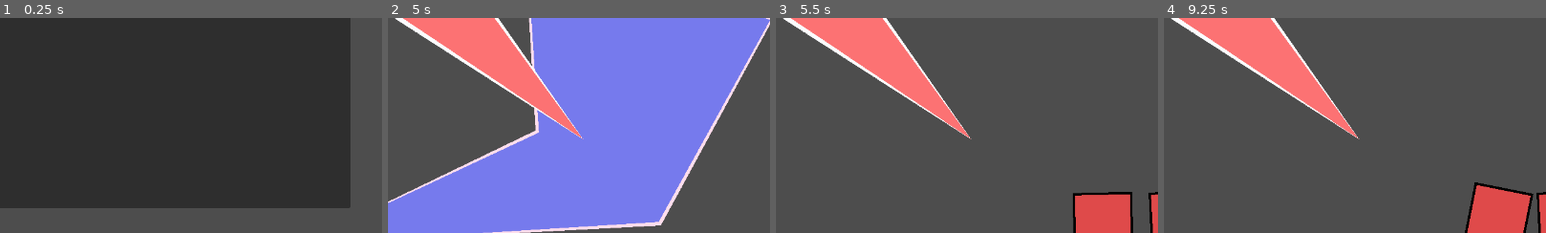
Above: before the commit, frames 1-4 (left to right).
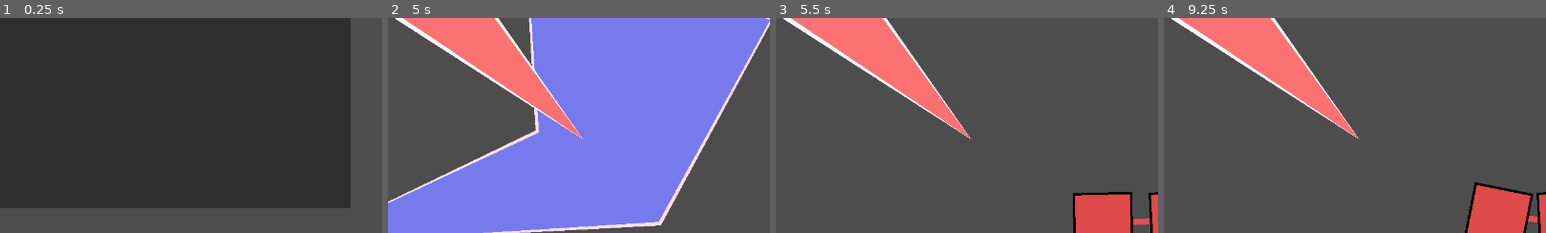
Above: after the commit, the same moments.

Repository: Xiul109/Basic_Principles_of_Autoreplicant_Engineering
Game: Godot game, scene res://main_scene.tscn
Same seed, same stepped clock (60 frames per second), same inputs: the game is played once before the commit and once after it.
Inputs (mouse positions are % of the whole screen's width and height, from its top left):
- Up to frame 1 (0.25 s): no input
- Up to frame 2 (5 s): click "Level 1" at 0.5 s; click "Play" at 1.25 s; click "Play" at 2 s; click "x2" at 2.75 s; click "x1" at 3.5 s; click "x1" at 4.25 s
- Up to frame 3 (5.5 s): click "Play" at 5 s
- Up to frame 4 (9.25 s): click "Stop" at 5.75 s; move the mouse to (94, 92) at 6.52 s; hold Q (piece_rotation_clockwise) 6.53-7.25 s; click (94, 92) at 6.67 s; click "Stop" at 7.25 s; tap Enter at 8 s; move the mouse to (94, 75) at 8.02 s; tap Mouse wheel down (piece_rotation_counter_clockwise) at 8.1 s; click (94, 75) at 8.17 s; tap Space at 8.75 s; move the mouse to (94, 92) at 8.77 s; hold Q (piece_rotation_clockwise) from 8.78 s (still down); click (94, 92) at 8.92 s
The pictures show only the part of the screen within x 35-85%, y 34-84%; the shares and areas given below are measured in that part.

Frames 1-2 are identical in both runs. In frame 3, 0.1% of the frame differs, in the area x 93-98%, y 92-97%; in frame 4, less than 0.1%.

Commit message:
Now pieces inside the same replicant are visually conected

Diff:
--- a/game_elements/replicant.gd
+++ b/game_elements/replicant.gd
@@ -9,6 +9,9 @@
 
 var arrows : Array[ReplicaArrow]
 
+func _process(delta):
+	for i in len(pieces):
+		$Line2D.points[i] = pieces[i].position
 
 func replicate(rep_mode: Mode = Mode.DEFAULT) -> Array[Replicant]:
 	var replicas : Array[Replicant] = []
@@ -60,6 +63,7 @@
 func _on_child_entered_tree(node):
 	if node is Piece and node not in pieces:
 		pieces.append(node)
+		$Line2D.add_point(node.position)
 		node.arrow_added.connect(add_arrow)
 		node.arrow_deleted.connect(func(arrow: ReplicaArrow): arrows.erase(arrow))
 	add_arrow(node)
--- a/game_elements/replicant.tscn
+++ b/game_elements/replicant.tscn
@@ -11,5 +11,8 @@
 scale = Vector2(0.47, 0.47)
 texture = ExtResource("2_sjqk3")
 
+[node name="Line2D" type="Line2D" parent="."]
+closed = true
+
 [connection signal="child_entered_tree" from="." to="." method="_on_child_entered_tree"]
 [connection signal="child_exiting_tree" from="." to="." method="_on_child_exiting_tree"]
